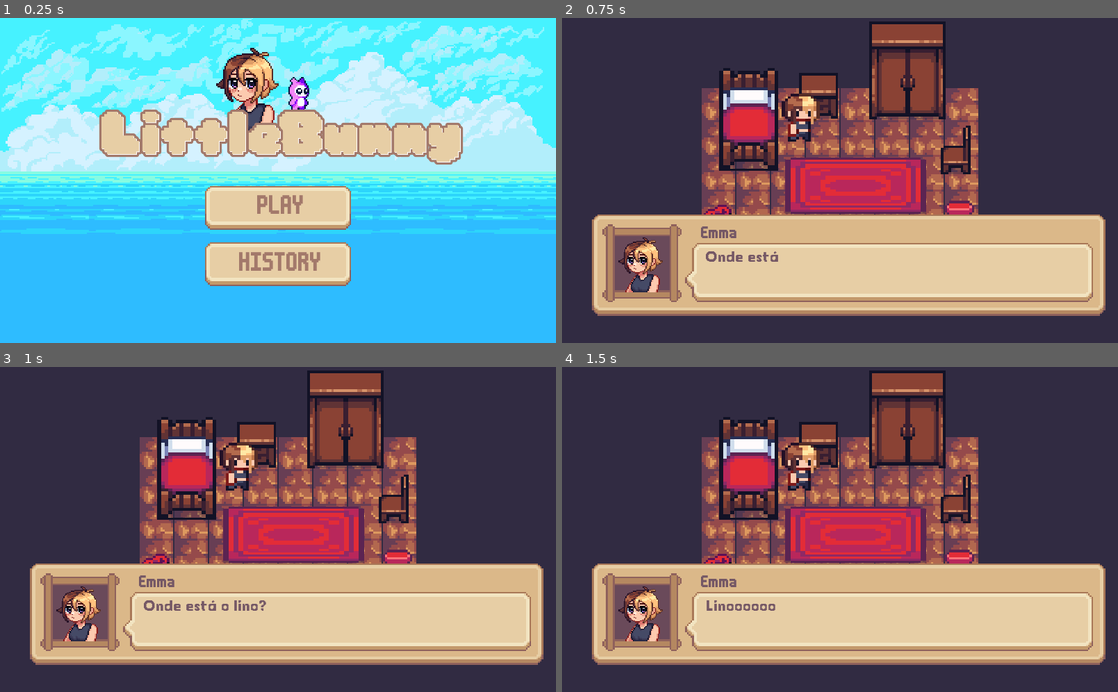
Above: before the commit, frames 1-4 (two rows, left to right).
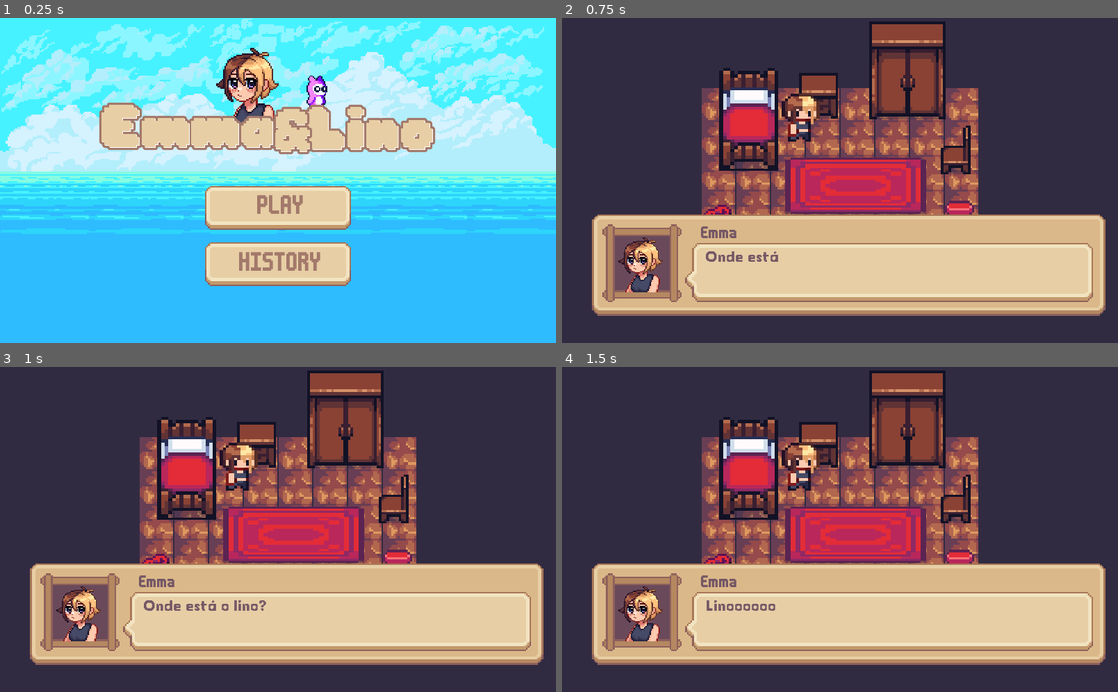
Above: after the commit, the same moments.

Repository: juliasrojas/emma-lino
Game: Godot game, scene res://cenas/menu.tscn
Same seed, same stepped clock (60 frames per second), same inputs: the game is played once before the commit and once after it.
Inputs (mouse positions are in pixels of both pictures, inside the frame that each line leads up to):
- Up to frame 1 (0.25 s): no input
- Up to frame 2 (0.75 s): click (840, 206) at 0.5 s
- Up to frame 3 (1 s): no input
- Up to frame 4 (1.5 s): tap Enter (ui_accept) at 1.25 s; hold Right (ui_right) from 1.28 s (still down)

The runs differ from the first frame. In frame 1, 5.5% of the frame differs, in the area x 17-84%, y 17-46%; in frame 2, nothing differs; in frame 3, nothing differs; in frame 4, nothing differs.

Commit message:
fix: logo name

Diff:
--- a/cenas/game_over.tscn
+++ b/cenas/game_over.tscn
@@ -9,23 +9,24 @@
 [ext_resource path="res://cenas/game_over.gd" type="Script" id=7]
 [ext_resource path="res://font/m6x11.ttf" type="DynamicFontData" id=8]
 
-[sub_resource type="DynamicFont" id=1]
+[sub_resource type="DynamicFont" id=2]
+size = 22
+font_data = ExtResource( 8 )
+
+[sub_resource type="DynamicFont" id=3]
 size = 112
 outline_size = 4
 outline_color = Color( 0.643137, 0.478431, 0.423529, 1 )
 font_data = ExtResource( 3 )
 
-[sub_resource type="DynamicFont" id=2]
-size = 22
-font_data = ExtResource( 8 )
-
 [node name="Node2D" type="Node2D"]
 script = ExtResource( 7 )
 
 [node name="background" type="Sprite" parent="."]
-position = Vector2( 508, 300 )
+position = Vector2( 481, 272 )
 scale = Vector2( 2.72917, 2.56667 )
 texture = ExtResource( 1 )
+offset = Vector2( 9.89311, 10.9091 )
 
 [node name="emma" type="Sprite" parent="."]
 position = Vector2( 560, 104 )
@@ -37,30 +38,6 @@
 position = Vector2( 576, 128 )
 scale = Vector2( 2.875, 2.875 )
 texture = ExtResource( 5 )
-
-[node name="little" type="Label" parent="."]
-light_mask = 531
-margin_left = 520.0
-margin_top = 168.0
-margin_right = 796.0
-margin_bottom = 280.0
-rect_scale = Vector2( 1.3, 1.3 )
-custom_colors/font_color = Color( 0.909804, 0.811765, 0.65098, 1 )
-custom_colors/font_outline_modulate = Color( 1, 1, 1, 1 )
-custom_colors/font_color_shadow = Color( 1, 1, 1, 1 )
-custom_fonts/font = SubResource( 1 )
-text = "Over"
-
-[node name="bunny" type="Label" parent="little"]
-light_mask = 531
-margin_left = -296.0
-margin_right = 40.0
-margin_bottom = 112.0
-custom_colors/font_color = Color( 0.909804, 0.811765, 0.65098, 1 )
-custom_colors/font_outline_modulate = Color( 1, 1, 1, 1 )
-custom_colors/font_color_shadow = Color( 1, 1, 1, 1 )
-custom_fonts/font = SubResource( 1 )
-text = "Game"
 
 [node name="botao_menu" type="TextureButton" parent="."]
 margin_left = 360.0
@@ -80,4 +57,42 @@
 custom_fonts/font = SubResource( 2 )
 text = "MENU"
 
+[node name="little" type="Label" parent="."]
+light_mask = 531
+margin_left = 562.0
+margin_top = 159.0
+margin_right = 902.0
+margin_bottom = 271.0
+custom_colors/font_color = Color( 0.909804, 0.811765, 0.65098, 1 )
+custom_colors/font_outline_modulate = Color( 1, 1, 1, 1 )
+custom_colors/font_color_shadow = Color( 1, 1, 1, 1 )
+custom_fonts/font = SubResource( 3 )
+text = "Lino"
+
+[node name="bunny2" type="Label" parent="little"]
+light_mask = 531
+margin_left = -62.0
+margin_top = 4.0
+margin_right = 274.0
+margin_bottom = 116.0
+rect_pivot_offset = Vector2( 121, 55 )
+custom_colors/font_color = Color( 0.909804, 0.811765, 0.65098, 1 )
+custom_colors/font_outline_modulate = Color( 1, 1, 1, 1 )
+custom_colors/font_color_shadow = Color( 1, 1, 1, 1 )
+custom_fonts/font = SubResource( 3 )
+text = "&"
+
+[node name="bunny" type="Label" parent="little"]
+light_mask = 531
+margin_left = -380.0
+margin_top = 2.0
+margin_right = -44.0
+margin_bottom = 114.0
+rect_pivot_offset = Vector2( 121, 55 )
+custom_colors/font_color = Color( 0.909804, 0.811765, 0.65098, 1 )
+custom_colors/font_outline_modulate = Color( 1, 1, 1, 1 )
+custom_colors/font_color_shadow = Color( 1, 1, 1, 1 )
+custom_fonts/font = SubResource( 3 )
+text = "Emma"
+
 [connection signal="pressed" from="botao_menu" to="." method="_on_botao_menu_pressed"]
--- a/cenas/menu.tscn
+++ b/cenas/menu.tscn
@@ -51,32 +51,47 @@
 texture = ExtResource( 7 )
 
 [node name="lino" type="Sprite" parent="."]
-position = Vector2( 552, 136 )
+position = Vector2( 585, 133 )
 scale = Vector2( 2.25, 2.25 )
 texture = ExtResource( 5 )
 
 [node name="little" type="Label" parent="."]
 light_mask = 531
-margin_left = 512.0
-margin_top = 168.0
-margin_right = 852.0
-margin_bottom = 280.0
+margin_left = 562.0
+margin_top = 159.0
+margin_right = 902.0
+margin_bottom = 271.0
 custom_colors/font_color = Color( 0.909804, 0.811765, 0.65098, 1 )
 custom_colors/font_outline_modulate = Color( 1, 1, 1, 1 )
 custom_colors/font_color_shadow = Color( 1, 1, 1, 1 )
 custom_fonts/font = SubResource( 1 )
-text = "Bunny"
+text = "Lino"
 
-[node name="bunny" type="Label" parent="little"]
+[node name="bunny2" type="Label" parent="little"]
 light_mask = 531
-margin_left = -328.0
-margin_right = 8.0
-margin_bottom = 112.0
+margin_left = -62.0
+margin_top = 4.0
+margin_right = 274.0
+margin_bottom = 116.0
+rect_pivot_offset = Vector2( 121, 55 )
 custom_colors/font_color = Color( 0.909804, 0.811765, 0.65098, 1 )
 custom_colors/font_outline_modulate = Color( 1, 1, 1, 1 )
 custom_colors/font_color_shadow = Color( 1, 1, 1, 1 )
 custom_fonts/font = SubResource( 1 )
-text = "Little"
+text = "&"
+
+[node name="bunny" type="Label" parent="little"]
+light_mask = 531
+margin_left = -378.0
+margin_top = -4.0
+margin_right = -42.0
+margin_bottom = 108.0
+rect_pivot_offset = Vector2( 121, 55 )
+custom_colors/font_color = Color( 0.909804, 0.811765, 0.65098, 1 )
+custom_colors/font_outline_modulate = Color( 1, 1, 1, 1 )
+custom_colors/font_color_shadow = Color( 1, 1, 1, 1 )
+custom_fonts/font = SubResource( 1 )
+text = "Emma"
 
 [node name="play" type="Label" parent="."]
 margin_left = 473.0
